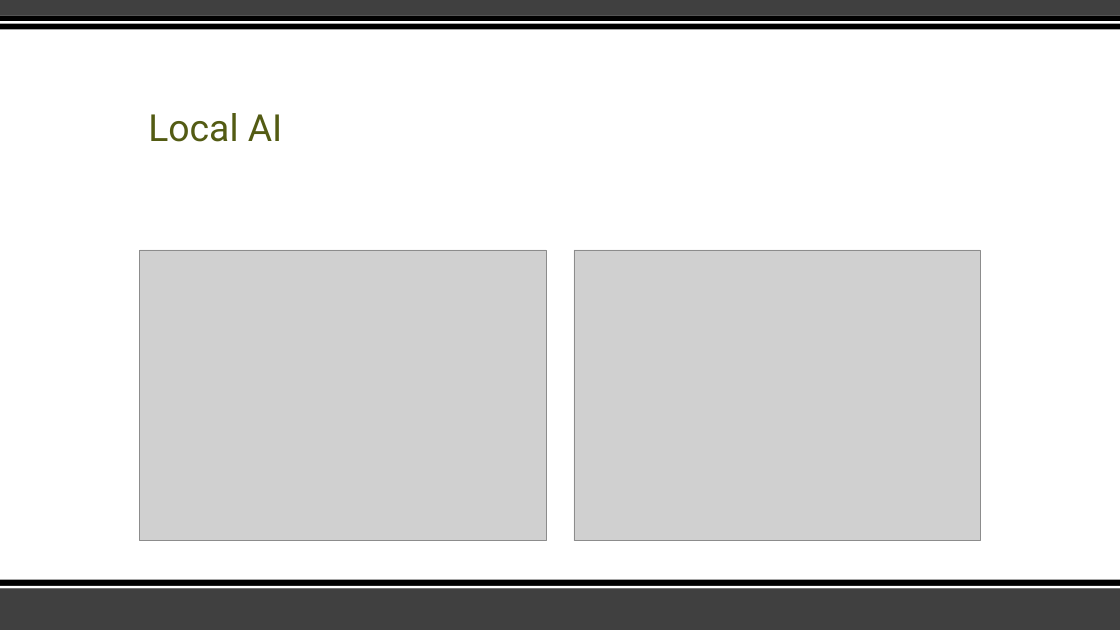
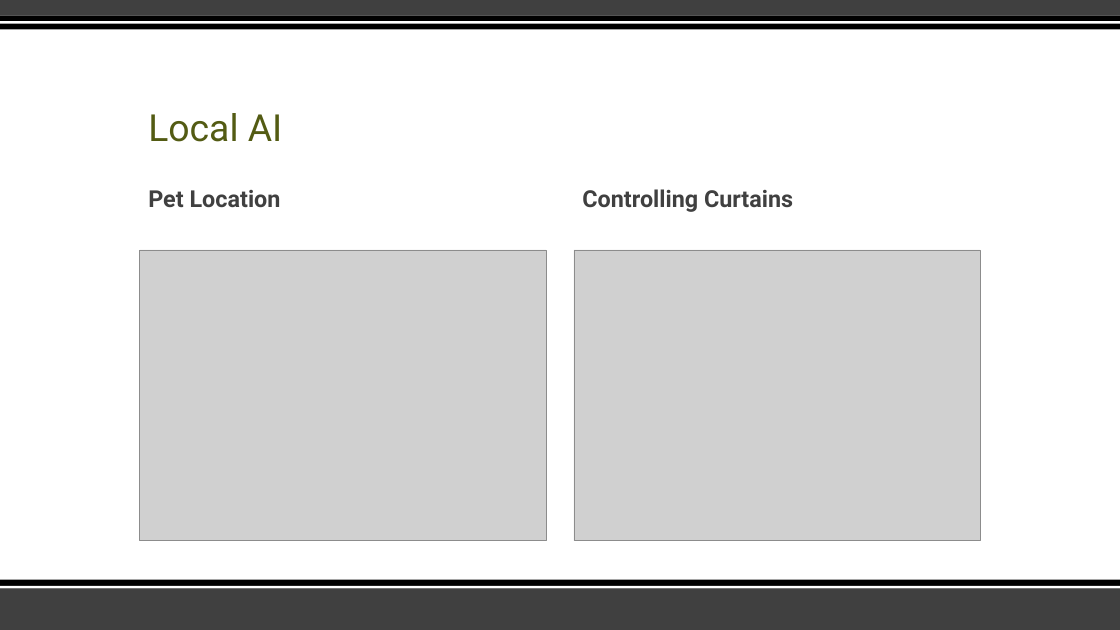
Before and after one commit to Cy-EF0510/Vanier, a slide deck: slide 13 of Semester 7 Fall 2026/IOT/Assignments/HomeAgent.pptx (slide 11 before the commit). Drawn at 1120x630 pixels with LibreOffice and Linux fonts; fonts in the diff are those of the drawing; grey boxes stand for pictures. Boxes give left, top, right and bottom in pixels: in the first picture for what was removed or moved away, otherwise in the second. Text is boxed around its words. In the diff, an @@ line names an element or a change of style, - is before the commit and + after.

```diff
--- a/Semester 7 Fall 2026/IOT/Assignments/HomeAgent.pptx
+++ b/Semester 7 Fall 2026/IOT/Assignments/HomeAgent.pptx
@@ text added at (148, 190, 281, 207), 20 pt, text #404040, bold @@
+Pet Location
@@ text added at (582, 189, 793, 212), 20 pt, text #404040, bold @@
+Controlling Curtains
```
Also in this commit, not shown: 2 other slides changed, 8 slides added, 8 slides removed.
